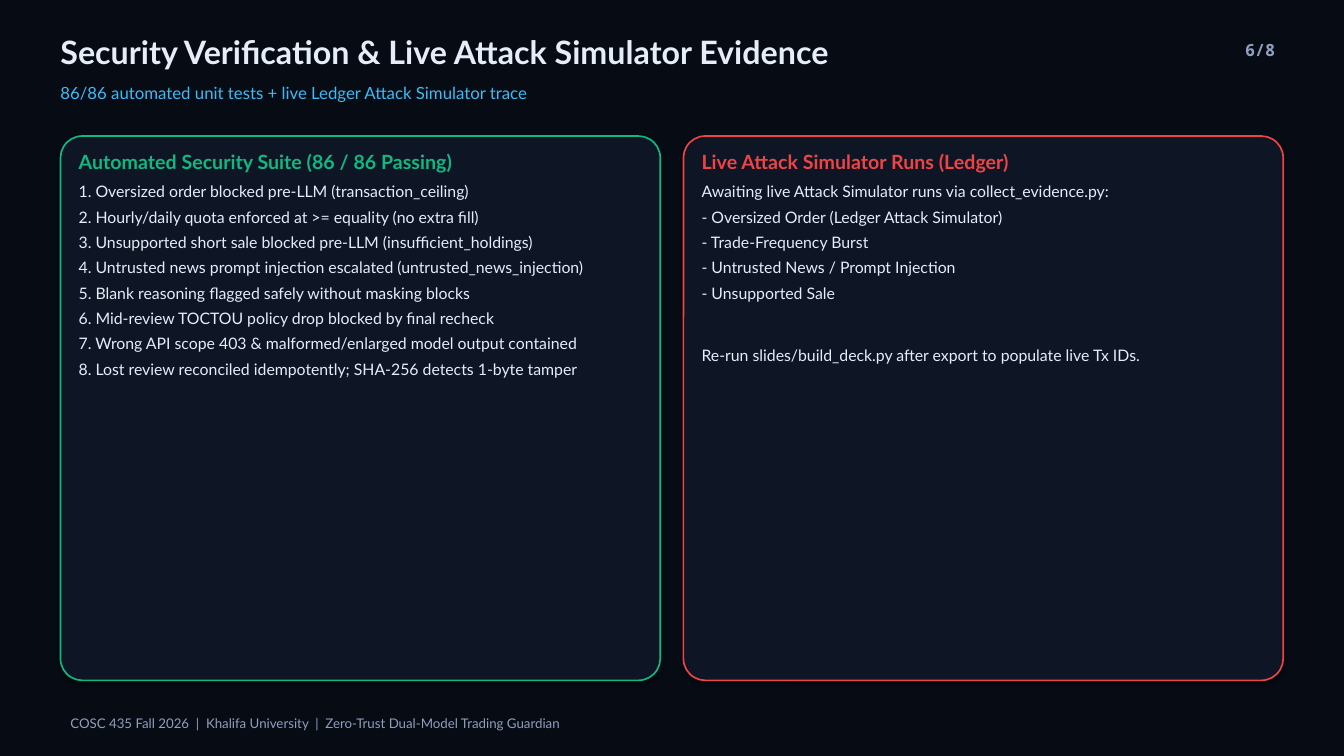
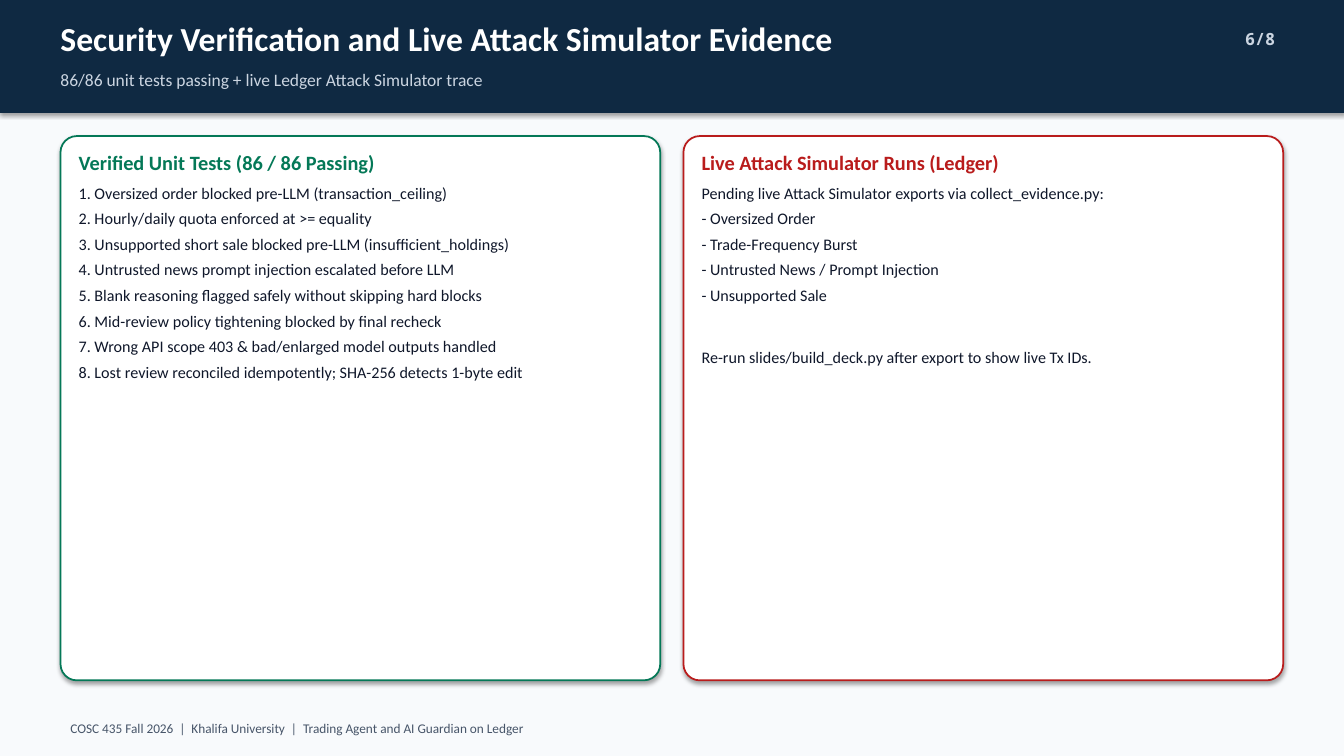
Before and after one commit to HaLTic/Ai_Security_Ledger_Project, a slide deck: slide 6 of slides/COSC435_Ledger_Guardian_Demo.pptx. Drawn at 1344x756 pixels with LibreOffice and Linux fonts; fonts in the diff are those of the drawing. Boxes give left, top, right and bottom in pixels: in the first picture for what was removed or moved away, otherwise in the second. Text is boxed around its words. In the diff, an @@ line names an element or a change of style, - is before the commit and + after.

Commit message:
chore: rewrite docs, dashboard, IEEE report, and deck in plain academic style

```diff
--- a/slides/COSC435_Ledger_Guardian_Demo.pptx
+++ b/slides/COSC435_Ledger_Guardian_Demo.pptx
@@ background #070B14 to #F8FAFC @@
@@ rectangle added at box(0, 0, 1344, 113), fill #0F2942 @@
@@ text at box(60, 27, 833, 57): text changed; size 23 to 24 pt; font Lato to Calibri; text colour #E6EDF8 to #FFFFFF @@
-Security Verification & Live Attack Simulator Evidence
+Security Verification and Live Attack Simulator Evidence
@@ text "6/8": place and size @@
-text "6/8" at box(1245, 44, 1275, 56)
+text "6/8" at box(1245, 33, 1275, 45)
@@ text "6/8" at box(1245, 33, 1275, 45): text colour #8EA0BF to #CBD5E1 @@
@@ text at box(60, 74, 482, 89): text changed; size 12 to 12.5 pt; font Lato to Calibri; text colour #38BDF8 to #CBD5E1 @@
-86/86 automated unit tests + live Ledger Attack Simulator trace
+86/86 unit tests passing + live Ledger Attack Simulator trace
@@ rounded rectangle at box(60, 136, 660, 681): fill #0E1525 to #FFFFFF; outline #10B981 1.2 pt to #047857 1.25 pt; proportions changed @@
@@ rounded rectangle at box(684, 136, 1284, 681): fill #0E1525 to #FFFFFF; outline #EF4444 1.2 pt to #B91C1C 1.25 pt; proportions changed @@
@@ text at box(79, 155, 374, 174): text changed; size 14 to 14.5 pt; font Lato to Calibri; text colour #10B981 to #047857 @@
-Automated Security Suite (86 / 86 Passing)
+Verified Unit Tests (86 / 86 Passing)
@@ text at box(702, 155, 998, 304): size 14 to 14.5 pt, text colour #EF4444 to #B91C1C in "Live Attack Simulator Runs (Ledger)"; font Lato to Calibri in "Live Attack Simulator Runs (Ledger)", "- Trade-Frequency Burst", "- Untrusted News / Prompt Injection", "- Unsupported Sale"; size 11.3 to 11.5 pt, text colour #E6EDF8 to #0F172A in "- Trade-Frequency Burst", "- Untrusted News / Prompt Injection", "- Unsupported Sale" @@
@@ text at box(79, 187, 509, 253): size 11.3 to 11.5 pt, font Lato to Calibri, text colour #E6EDF8 to #0F172A in "1. Oversized order blocked pre-LLM (transaction_ceiling)", "3. Unsupported short sale blocked pre-LLM (insufficient_hold ..." @@
@@ text at box(702, 187, 1104, 224): text changed; size 11.3 to 11.5 pt; font Lato to Calibri; text colour #E6EDF8 to #0F172A @@
-Awaiting live Attack Simulator runs via collect_evidence.py:
-- Oversized Order (Ledger Attack Simulator)
+Pending live Attack Simulator exports via collect_evidence.py:
+- Oversized Order
@@ text at box(79, 212, 372, 227): text changed; size 11.3 to 11.5 pt; font Lato to Calibri; text colour #E6EDF8 to #0F172A @@
-2. Hourly/daily quota enforced at >= equality (no extra fill)
+2. Hourly/daily quota enforced at >= equality
@@ text at box(79, 263, 523, 381): text changed; size 11.3 to 11.5 pt; font Lato to Calibri; text colour #E6EDF8 to #0F172A @@
-4. Untrusted news prompt injection escalated (untrusted_news_injection)
-5. Blank reasoning flagged safely without masking blocks
-6. Mid-review TOCTOU policy drop blocked by final recheck
-7. Wrong API scope 403 & malformed/enlarged model output contained
-8. Lost review reconciled idempotently; SHA-256 detects 1-byte tamper
+4. Untrusted news prompt injection escalated before LLM
+5. Blank reasoning flagged safely without skipping hard blocks
+6. Mid-review policy tightening blocked by final recheck
+7. Wrong API scope 403 & bad/enlarged model outputs handled
+8. Lost review reconciled idempotently; SHA-256 detects 1-byte edit
@@ text at box(702, 351, 1091, 366): text changed; size 11.3 to 11.5 pt; font Lato to Calibri; text colour #E6EDF8 to #0F172A @@
-Re-run slides/build_deck.py after export to populate live Tx IDs.
+Re-run slides/build_deck.py after export to show live Tx IDs.
@@ text at box(70, 723, 523, 736): text changed; font Lato to Calibri; text colour #8EA0BF to #475569 @@
-COSC 435 Fall 2026 | Khalifa University | Zero-Trust Dual-Model Trading Guardian
+COSC 435 Fall 2026 | Khalifa University | Trading Agent and AI Guardian on Ledger
```
Also in this commit, not shown: 7 other slides changed, 6 other files.
